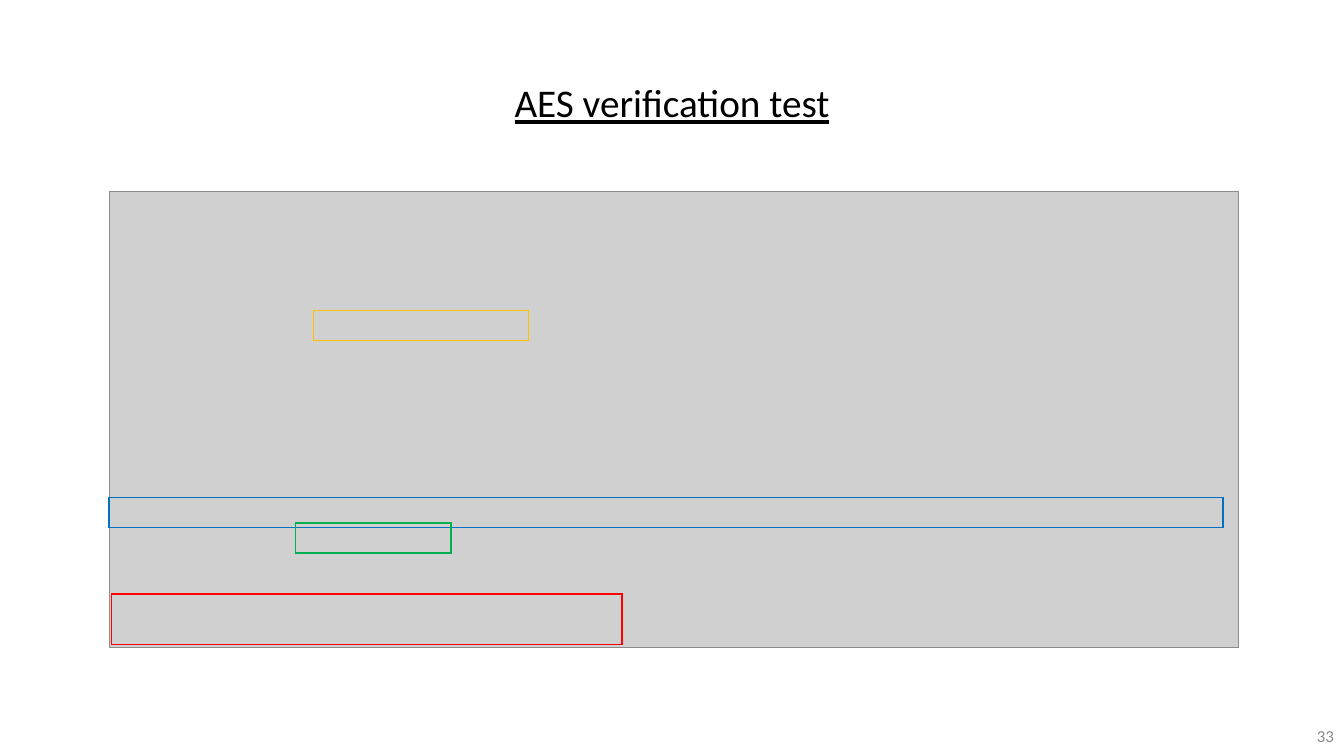
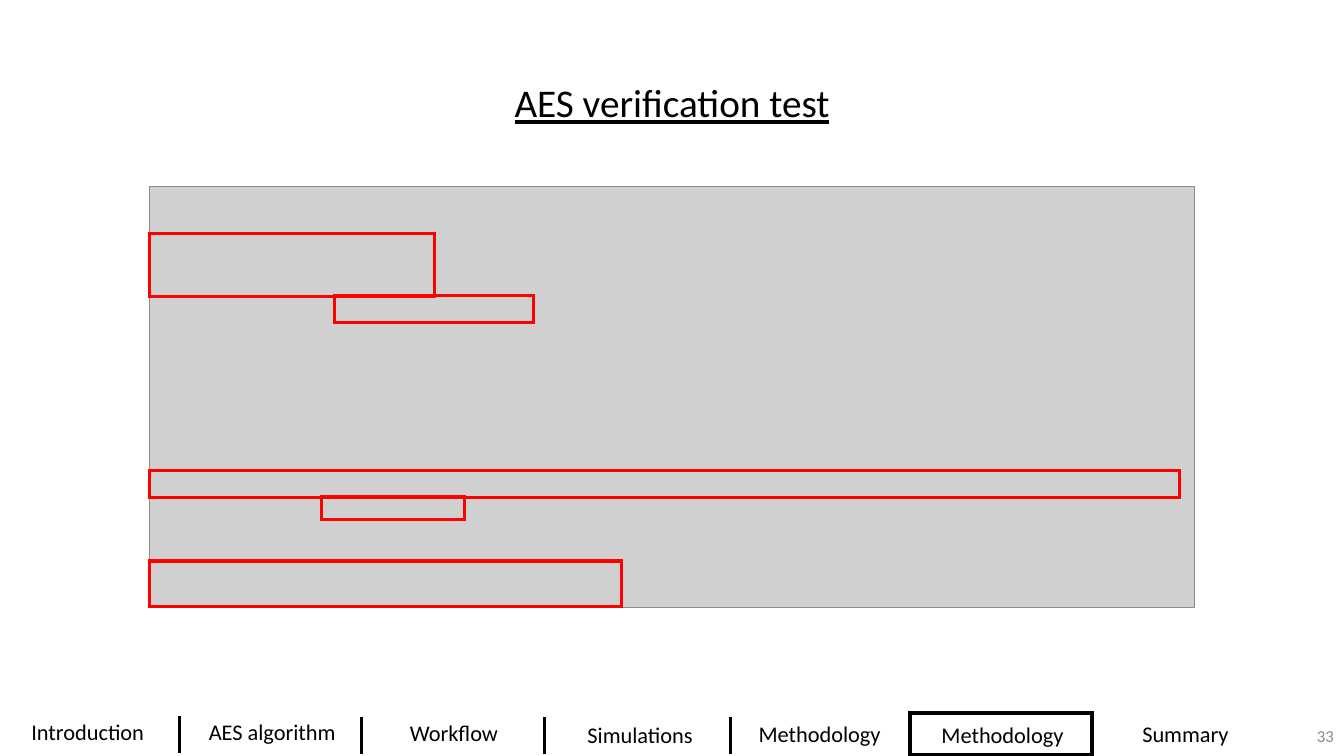
Before and after one commit to DavidDanD/PULPenix_AES, a slide deck: slide 33 of David and Dolev - Final Presentation5.pptx. Drawn at 1344x756 pixels with LibreOffice and Linux fonts; fonts in the diff are those of the drawing; grey boxes stand for pictures; background and template pictures are left out. Boxes give left, top, right and bottom in pixels: in the first picture for what was removed or moved away, otherwise in the second. Text is boxed around its words. In the diff, an @@ line names an element or a change of style, - is before the commit and + after.

```diff
--- a/David and Dolev - Final Presentation5.pptx
+++ b/David and Dolev - Final Presentation5.pptx
@@ picture: place and size @@
-picture at (109, 192, 1238, 647)
+picture at (149, 187, 1194, 608)
@@ rectangle added at (149, 233, 434, 296), outline #FF0000 2.25 pt @@
@@ rectangle: place and size @@
-rectangle at (314, 311, 528, 341)
+rectangle at (335, 295, 533, 323)
@@ rectangle at (335, 295, 533, 323): outline #FFC000 1 pt to #FF0000 2.25 pt @@
@@ rectangle: place and size @@
-rectangle at (109, 497, 1223, 527)
+rectangle at (149, 471, 1180, 498)
@@ rectangle at (149, 471, 1180, 498): outline #0070C0 1 pt to #FF0000 2.25 pt @@
@@ rectangle: place and size @@
-rectangle at (295, 523, 451, 554)
+rectangle at (322, 497, 465, 520)
@@ rectangle at (322, 497, 465, 520): outline #00B050 1 pt to #FF0000 2.25 pt @@
@@ rectangle: place and size @@
-rectangle at (112, 594, 622, 644)
+rectangle at (149, 561, 621, 606)
@@ rectangle at (149, 561, 621, 606): outline #FF0000 1 pt to #FF0000 2.25 pt @@
@@ line added from (179, 716) to (179, 753), #000000 2.25 pt @@
@@ line added from (362, 717) to (362, 754), #000000 2.25 pt @@
@@ line added from (544, 717) to (544, 754), #000000 2.25 pt @@
@@ line added from (730, 717) to (730, 754), #000000 2.25 pt @@
@@ line added from (909, 716) to (909, 753), #000000 2.25 pt @@
@@ rectangle added at (910, 713, 1092, 755), outline #000000 3 pt @@
@@ line added from (1093, 716) to (1093, 753), #000000 2.25 pt @@
@@ text added at (31, 724, 144, 740), 16 pt, text #000000 @@
+Introduction
@@ text added at (209, 724, 336, 744), 16 pt, text #000000 @@
+AES algorithm
@@ text added at (410, 725, 498, 741), 16 pt, text #000000 @@
+Workflow
@@ text added at (587, 727, 692, 743), 16 pt, text #000000 @@
+Simulations
@@ text added at (759, 726, 881, 746), 16 pt, text #000000 @@
+Methodology
@@ text added at (941, 727, 1063, 747), 16 pt, text #000000 @@
+Methodology
@@ text added at (1142, 727, 1228, 746), 16 pt, text #000000 @@
+Summary
```
Also in this commit, not shown: 32 other slides changed, 1 slide added, 1 slide removed, 1 other file.
